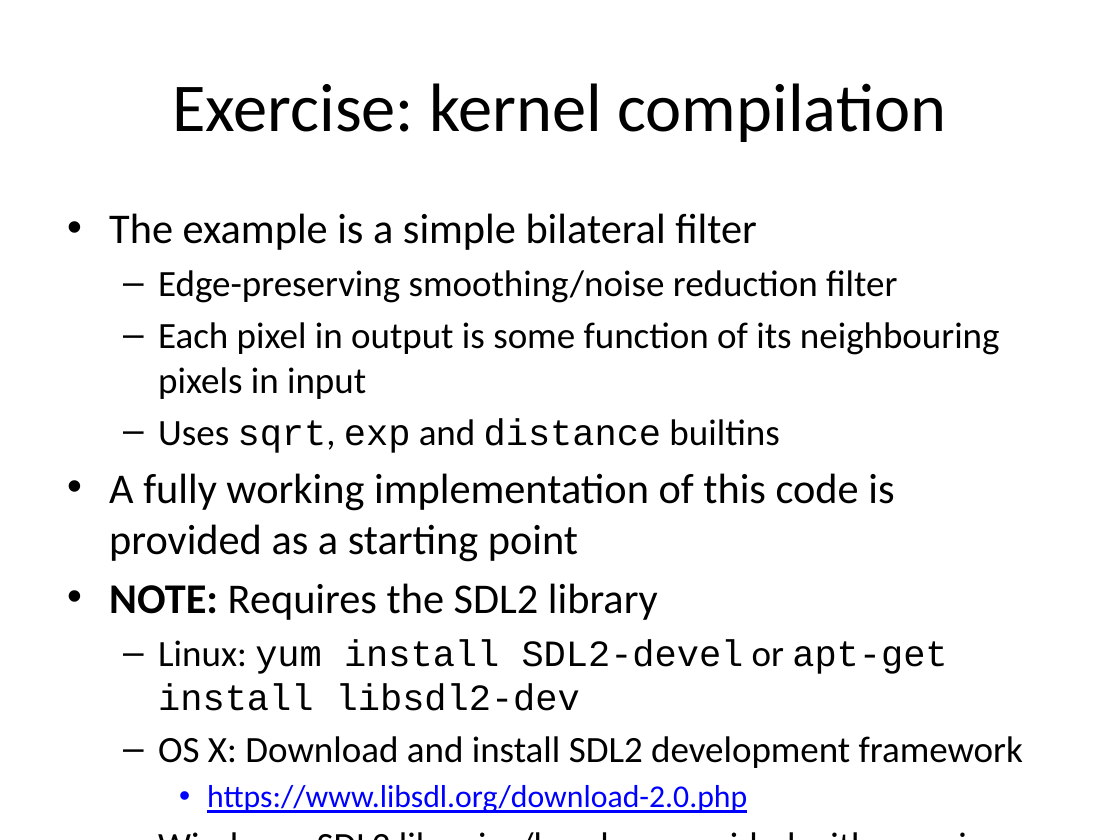
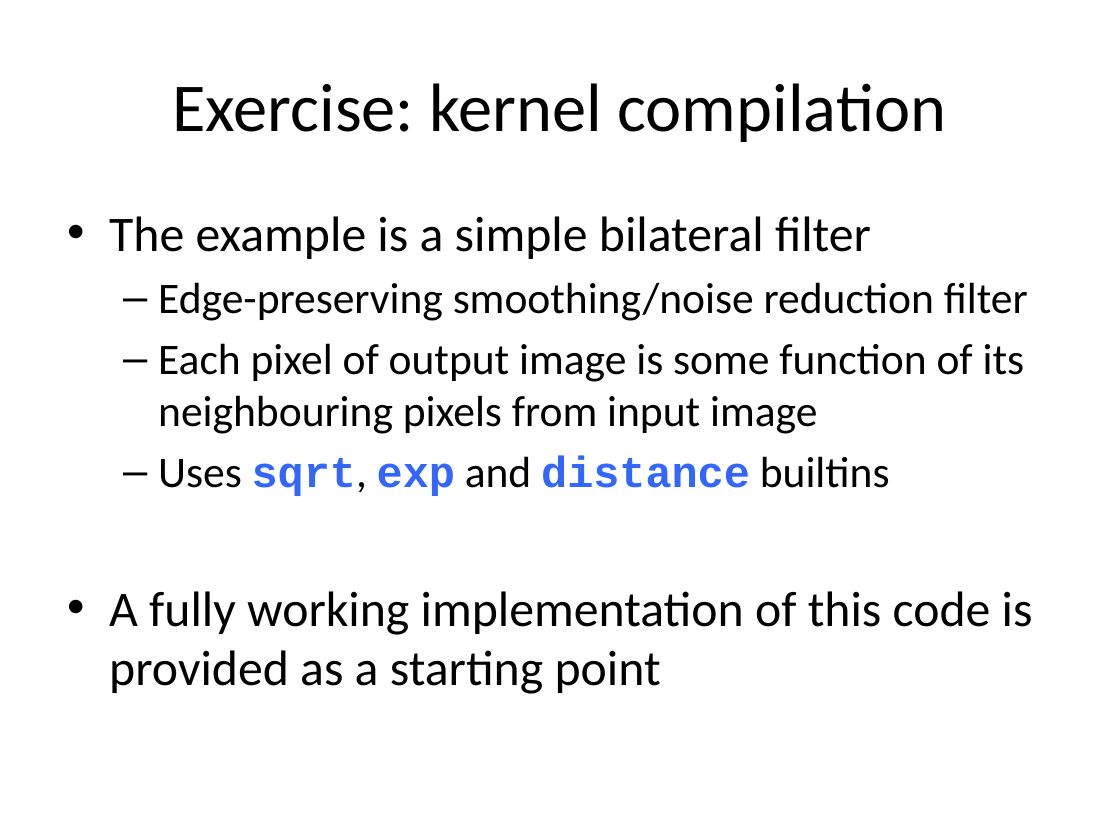
Before and after one commit to UoB-HPC/opencl-training-code, a slide deck: slide 24 of slides/advanced_part2.pptx. Drawn at 1120x840 pixels with LibreOffice and Linux fonts; fonts in the diff are those of the drawing. Boxes give left, top, right and bottom in pixels: in the first picture for what was removed or moved away, otherwise in the second. Text is boxed around its words. In the diff, an @@ line names an element or a change of style, - is before the commit and + after.

Commit message:
Update metaprogramming exercise slides

```diff
--- a/slides/advanced_part2.pptx
+++ b/slides/advanced_part2.pptx
@@ text at (109, 216, 1033, 694): size 27.2 to 32 pt in "The example is a simple bilateral filter", "A fully working implementation of this code ..."; size 23.8 to 28 pt in "Edge-preserving smoothing/noise reduction filter", "Uses sqrt, exp and distance builtins"; text colour #000000 to #3366FF, bold on in "sqrt, exp distance" @@
@@ text at (158, 343, 1025, 434): text changed; size 23.8 to 28 pt @@
-  – Each pixel in output is some function of its neighbouring pixels in input
+  – Each pixel of output image is some function of its neighbouring pixels from input image
@@ text at (109, 583, 1023, 813): paragraphs removed @@
-• NOTE: Requires the SDL2 library
-  – Linux: yum install SDL2-devel or apt-get install libsdl2-dev
-  – OS X: Download and install SDL2 development framework
-    • https://www.libsdl.org/download-2.0.php
-  – Windows: SDL2 libraries/headers provided with exercises
```
Also in this commit, not shown: 1 other slide changed.
